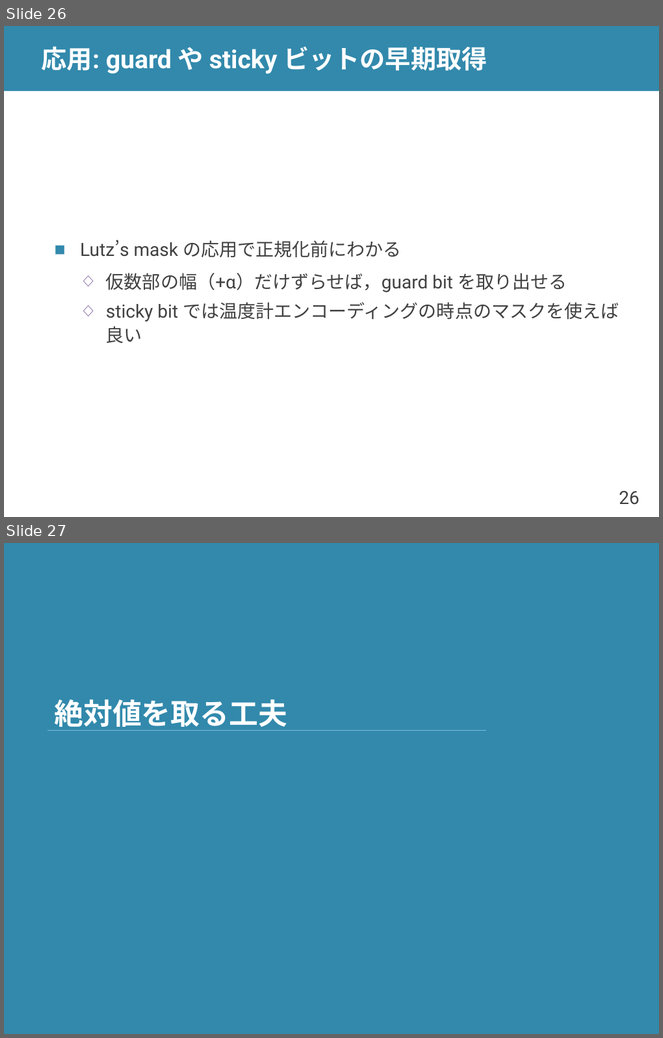
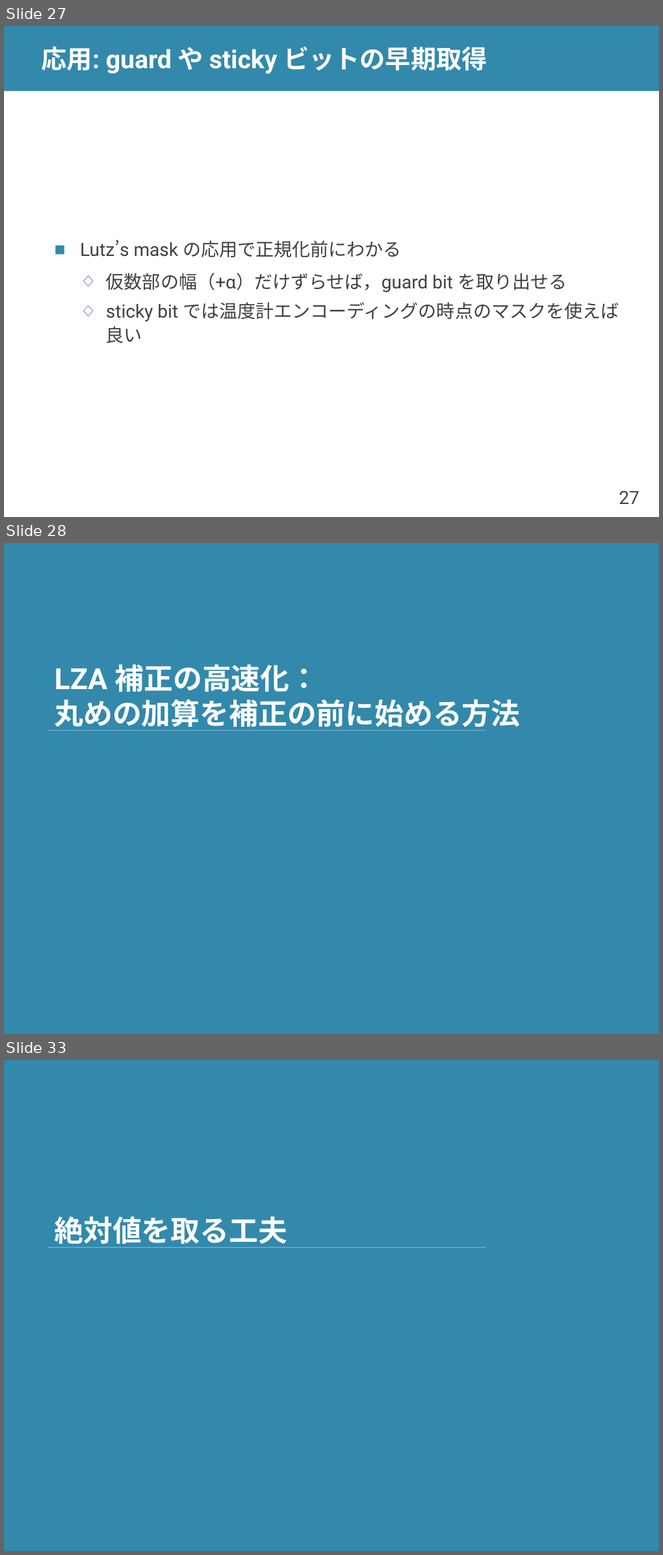
Before and after one commit to shioyadan/advanced-computer-organization, a slide deck: aco-shioya-appendix-fpu.pptx. Shown one above the other, each under a label of ours: slides 26 and 27 before the commit, slides 27, 28 and 33 after it; the slides between them are not shown. The pictures are 663x1038 and 663x1555 pixels, drawn with LibreOffice and Linux fonts; fonts in the diff are those of the drawing. Boxes give left, top, right and bottom in pixels: in the first picture for what was removed or moved away, otherwise in the second. Text is boxed around its words. In the diff, an @@ line names an element or a change of style, - is before the commit and + after.

Commit message:
FMA の丸めについて加筆中

```diff
--- a/aco-shioya-appendix-fpu.pptx
+++ b/aco-shioya-appendix-fpu.pptx
@@ slide 28 added at [4, 543, 659, 1034], background #3289AC; not listed: 1 template element that a slide beside it also shows @@
@@ title added at [55, 665, 521, 731], 32 pt, text #FFFFFF, bold @@
+LZA 補正の高速化：
+丸めの加算を補正の前に始める方法
@@ what was slide 26 is now slide 27 @@
@@ page number at [619, 491, 639, 504]: text changed @@
-26
+27
@@ what was slide 27 is now slide 33 @@
```
Also in this commit, not shown: 5 slides changed, 5 other slides added.
